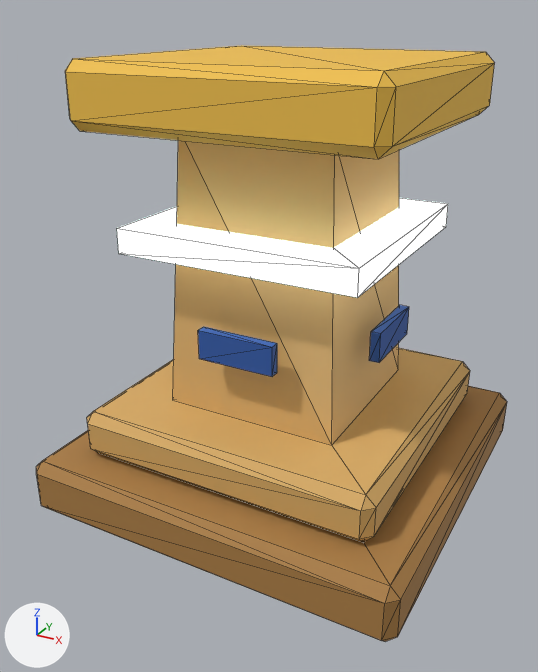
The glTF model foxspy/models/kit-egypt-pedestal.glb, before and after one commit.
Both versions are drawn from a camera (50 mm lens) standing at (0.664, -1.304, 0.978) and looking at (-0.018, -0.064, 0.357). Lighting does not change. The marker at lower left points along +X, +Y and +Z. The first picture is the older version. Mesh edges are drawn as thin lines. Vertices at exactly the same position are counted once.

Names of what the first picture shows: 'kit-egypt-pedestal'.
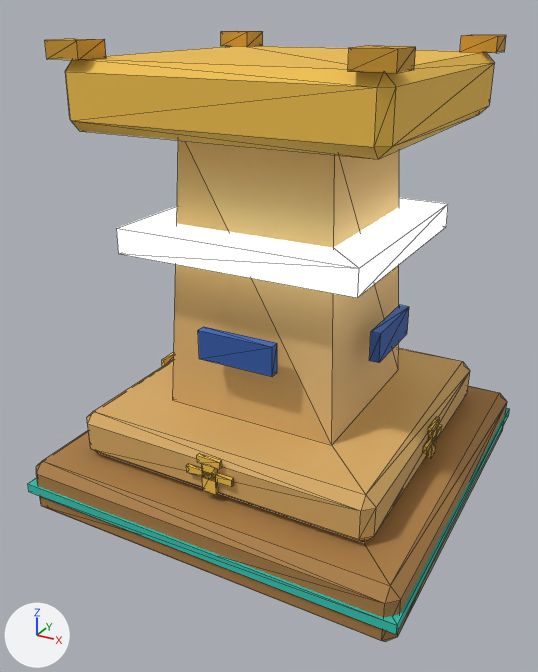
Changed parts and their boxes [x1, y1, x2, y2] in the pictures (538 x 672 px):
'kit-egypt-pedestal', reshaped
    before: [36, 45, 507, 642]
    after: [28, 31, 510, 642]
part 1 of me_kit_egypt_pedestal, added
    after: [202, 464, 218, 495]
part 2 of me_kit_egypt_pedestal, added
    after: [186, 464, 234, 487]
part 3 of me_kit_egypt_pedestal, added
    after: [197, 454, 222, 469]
part 4 of me_kit_egypt_pedestal, added (brown)
    after: [348, 45, 416, 73]
part 5 of me_kit_egypt_pedestal, added
    after: [427, 427, 438, 459]
part 6 of me_kit_egypt_pedestal, added
    after: [423, 424, 442, 454]
part 7 of me_kit_egypt_pedestal, added
    after: [428, 417, 440, 435]
part 8 of me_kit_egypt_pedestal, added (orange)
    after: [460, 35, 506, 53]
part 9 of me_kit_egypt_pedestal, added (orange)
    after: [221, 31, 263, 47]
part 10 of me_kit_egypt_pedestal, added
    after: [162, 352, 174, 366]
part 11 of me_kit_egypt_pedestal, added (brown)
    after: [45, 38, 106, 60]
part 12 of me_kit_egypt_pedestal, added
    after: [28, 408, 510, 635]

The edits, one by one:
me_kit_egypt_pedestal is used by ob_kit_egypt_pedestal; location (0.0, 0.0, 0.0).
me_kit_egypt_pedestal had 120 vertices, 204 faces and spanned x -0.4..0.4, y -0.4..0.4, z 0.0..0.9.
me_kit_egypt_pedestal now has 256 vertices, 408 faces and spans x -0.405..0.405, y -0.405..0.405, z 0.0..0.93.
me_kit_egypt_pedestal part 1: a new loose piece, a box spanning x -0.015..0.015, y -0.33..-0.322, z 0.14..0.2, in mat_main.
me_kit_egypt_pedestal part 2: a new loose piece, a box spanning x -0.05..0.05, y -0.33..-0.322, z 0.17..0.185, in mat_main.
me_kit_egypt_pedestal part 3: a new loose piece, a box spanning x -0.025..0.025, y -0.33..-0.322, z 0.2..0.215, in mat_main.
me_kit_egypt_pedestal part 4: a new loose piece, a box spanning x 0.24..0.31, y -0.31..-0.24, z 0.9..0.93, in mat_main.
me_kit_egypt_pedestal part 5: a new loose piece, a box spanning x 0.322..0.33, y -0.015..0.015, z 0.14..0.2, in mat_main.
me_kit_egypt_pedestal part 6: a new loose piece, a box spanning x 0.322..0.33, y -0.05..0.05, z 0.17..0.185, in mat_main.
me_kit_egypt_pedestal part 7: a new loose piece, a box spanning x 0.322..0.33, y -0.025..0.025, z 0.2..0.215, in mat_main.
me_kit_egypt_pedestal part 8: a new loose piece, a box spanning x 0.24..0.31, y 0.24..0.31, z 0.9..0.93, in mat_main.
me_kit_egypt_pedestal part 9: a new loose piece, a box spanning x -0.31..-0.24, y 0.24..0.31, z 0.9..0.93, in mat_main.
me_kit_egypt_pedestal part 10: a new loose piece, a box spanning x -0.33..-0.322, y -0.025..0.025, z 0.2..0.215, in mat_main.
me_kit_egypt_pedestal part 11: a new loose piece, a box spanning x -0.31..-0.24, y -0.31..-0.24, z 0.9..0.93, in mat_main.
me_kit_egypt_pedestal part 12: a new loose piece, a box spanning x -0.405..0.405, y -0.405..0.405, z 0.05..0.07, in mat_main.
Other edits to the shape of me_kit_egypt_pedestal do not show in these pictures.
